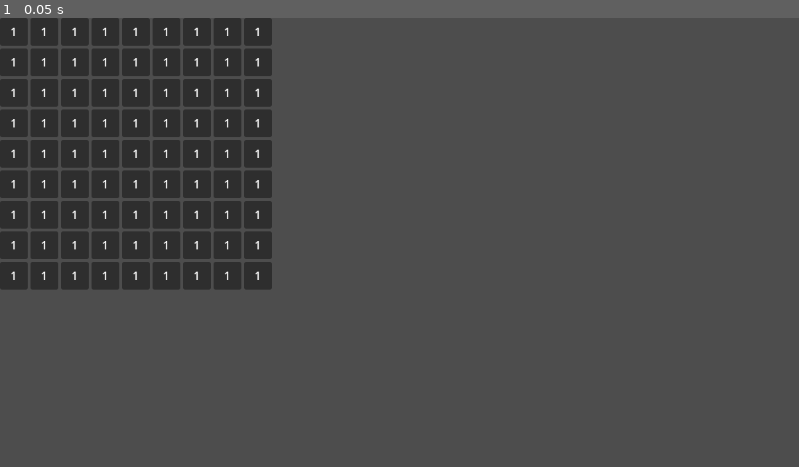
Above: before the commit, frame 1.
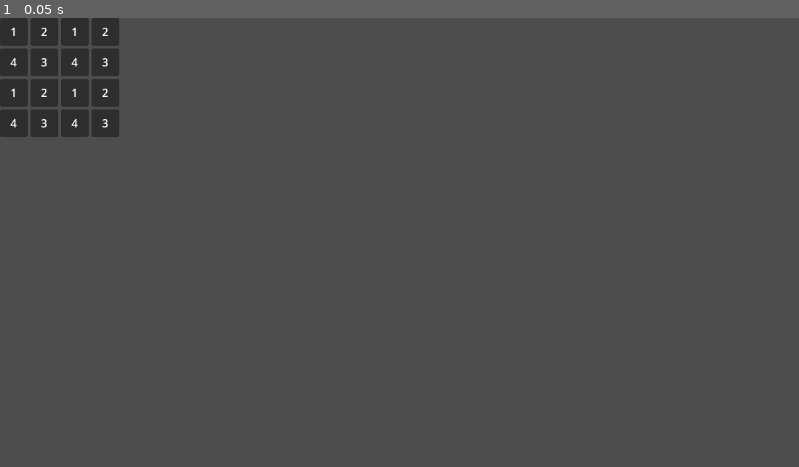
Above: after the commit, the same moment.

Repository: Tkach-Illia/Sudoku
Game: Godot game, scene res://scenes/main.tscn
Same seed, same stepped clock (60 frames per second), same inputs: the game is played once before the commit and once after it.
Inputs:
- Up to frame 1 (0.05 s): no input

The runs differ from the first frame. In frame 1, 13% of the frame differs, in the area x 0-35%, y 0-61%.

Commit message:
Save point

Diff:
--- a/scenes/main.tscn
+++ b/scenes/main.tscn
@@ -3,12 +3,10 @@
 [ext_resource type="Script" uid="uid://dre2kc1qaouit" path="res://scripts/main.gd" id="1_0wfyh"]
 [ext_resource type="PackedScene" uid="uid://rbwjbful7t5m" path="res://scenes/board.tscn" id="1_o5qli"]
 
-[node name="Node2D" type="Node2D" unique_id=1934224561 node_paths=PackedStringArray("board")]
+[node name="Node2D" type="Node2D" unique_id=1934224561 node_paths=PackedStringArray("board_node")]
 script = ExtResource("1_0wfyh")
-board = NodePath("Board")
+board_node = NodePath("Board")
 
 [node name="Board" parent="." unique_id=1810149725 instance=ExtResource("1_o5qli")]
-offset_right = 0.0
-offset_bottom = 0.0
 size_flags_horizontal = 4
 size_flags_vertical = 4
--- a/scripts/board.gd
+++ b/scripts/board.gd
@@ -4,7 +4,6 @@
 
 func setup(board_array: Array) -> void:
 	add_child(Main.createGrid(board_array, preload("res://scenes/singe_grid.tscn")))
-	print(get_children())
 
 func set_numbers(array: Array):
 	numbers = array
--- a/scripts/main.gd
+++ b/scripts/main.gd
@@ -1,14 +1,12 @@
 extends Node2D
 class_name Main
 
-static var max_number: int = 9
-static var min_number: int = 1
-static var row_size: int = 3
+static var row_size: int = 2
 
-@export var board: Control
+@export var board_node: Control
 var board_array: Array
 var callback_array: Array
-
+var allowed_numbers: Array
 @export var numbers: Array = [
   [
 	[
@@ -47,9 +45,17 @@
 ]
 
 func _ready() -> void:
-	board_array = generate_board()
-	print(board_array)
-	board.setup(board_array)
+	init_allowed_numbers()
+	board_array = fill_board()
+	board_node.setup(board_array)
+	var pair: Array[int] = [7,7]
+	print(7/3)
+	var i = 8
+	print([pair[0]/row_size,i/row_size],[pair[0]%row_size,i%row_size])
+
+func init_allowed_numbers():
+	for i in row_size*row_size:
+		allowed_numbers.append(i+1)
 
 static func createGrid(array :Array, target_class: Resource):
 	var rows = VBoxContainer.new()
@@ -65,8 +71,8 @@
 
 	return rows
 
-static func is_valid(arr: Array):
-	return (arr.filter(func(element): return count(arr,element)>1).size()==0)
+#static func is_valid_sequence(arr: Array):
+	#return (arr.filter(func(element): return count(arr,element)>1).size()==0)
 
 static func count(arr: Array, element: int):
 	var count: int = 0
@@ -77,19 +83,60 @@
 
 	return count
 
-func is_valid_number(arr: Array, number: int):
-	return count(arr, number)>1
+func generate_board_pairs():
+	var board: Array[Array]
 
-func generate_board():
+	for row in row_size*row_size:
+		for col in row_size*row_size:
+			board.append([row, col])
+
+	return board
+
+func generate_board(element):
 	var board: Array[Array]
 
 	for row in row_size:
 		var new_row: Array = []
 
 		for col in row_size:
-			new_row.append(MyGrid.new())
-			print(row*col)
+			new_row.append(element)
 
 		board.append(new_row)
 
 	return board
+
+func fill_board():
+	var pairs: Array[Array] = generate_board_pairs()
+	var board: Array[Array] = generate_board(generate_board(0))
+	print(board)
+	while not pairs.is_empty():
+		var pair: Array = pairs.pick_random()
+		var valid_numbers = get_valid_numbers(board, pair)
+		if valid_numbers.is_empty():
+			print("fail")
+			return board
+		board[pair[0]/row_size][pair[1]/row_size][pair[0]%row_size][pair[1]%row_size] = valid_numbers.pick_random()
+		pairs.erase(pair)
+	return board
+
+func get_valid_numbers(board: Array[Array], pair: Array):
+	var valid_numbers: Array = []
+	var check_vert: Array = []
+	var check_horiz: Array = []
+	var check_grid: Array = []
+
+	for i in row_size*row_size:
+		check_vert.append(board[pair[0]/row_size][i/row_size][pair[0]%row_size][i%row_size])
+		check_horiz.append(board[i/row_size][pair[1]/row_size][i%row_size][pair[1]%row_size])
+
+	for i in row_size:
+		for j in row_size:
+			check_grid.append(board[pair[0]/row_size][pair[1]/row_size][i][j])
+
+	for number in allowed_numbers:
+		if check_number_in_sequence(check_vert,number) and check_number_in_sequence(check_horiz, number) and check_number_in_sequence(check_grid, number):
+			valid_numbers.append(number)
+	return valid_numbers
+
+func check_number_in_sequence(arr: Array, number: int):
+	return arr.filter(func(i): return i==number).size() == 0
--- a/scripts/my_grid.gd
+++ b/scripts/my_grid.gd
@@ -4,9 +4,7 @@
 var grid: Array = []
 
 func _init(_array: Array = get_blank()):
-	row_size = Main.row_size
-	for row in _array:
-		grid.append(row)
+	grid = set_grid_from_array2(_array)
 
 func get_cell(x: int,y: int):
 	return grid[y * row_size + x]
@@ -28,3 +26,10 @@
 	for el in Main.row_size*Main.row_size:
 		array.append(1)
 	return array
+
+func set_grid_from_array2(arr: Array):
+	var new_grid: Array = []
+	for i in arr:
+		for j in i:
+			new_grid.append(j)
+	return new_grid
--- a/scripts/singe_grid.gd
+++ b/scripts/singe_grid.gd
@@ -3,7 +3,7 @@
 
 var grid: MyGrid
 
-func setup(_grid: MyGrid):
-	grid = _grid
-	add_child(Main.createGrid(grid.get_stucked_array(), preload("res://scenes/single_number.tscn")))
+func setup(_grid: Array):
+	grid = MyGrid.new(_grid)
+	add_child(Main.createGrid(_grid, preload("res://scenes/single_number.tscn")))
 	return self
